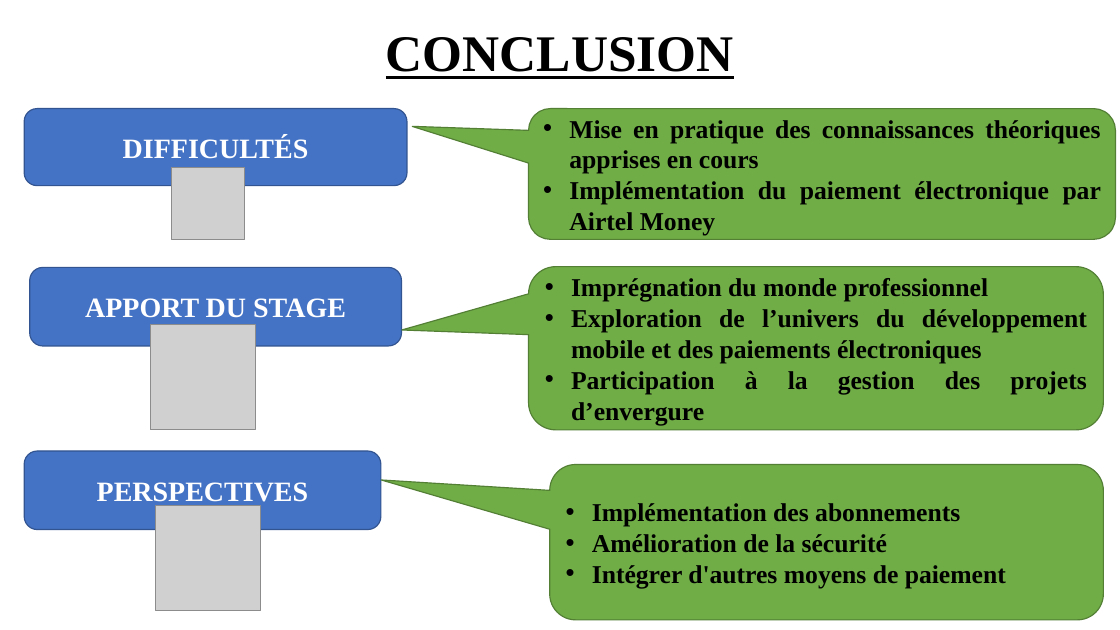
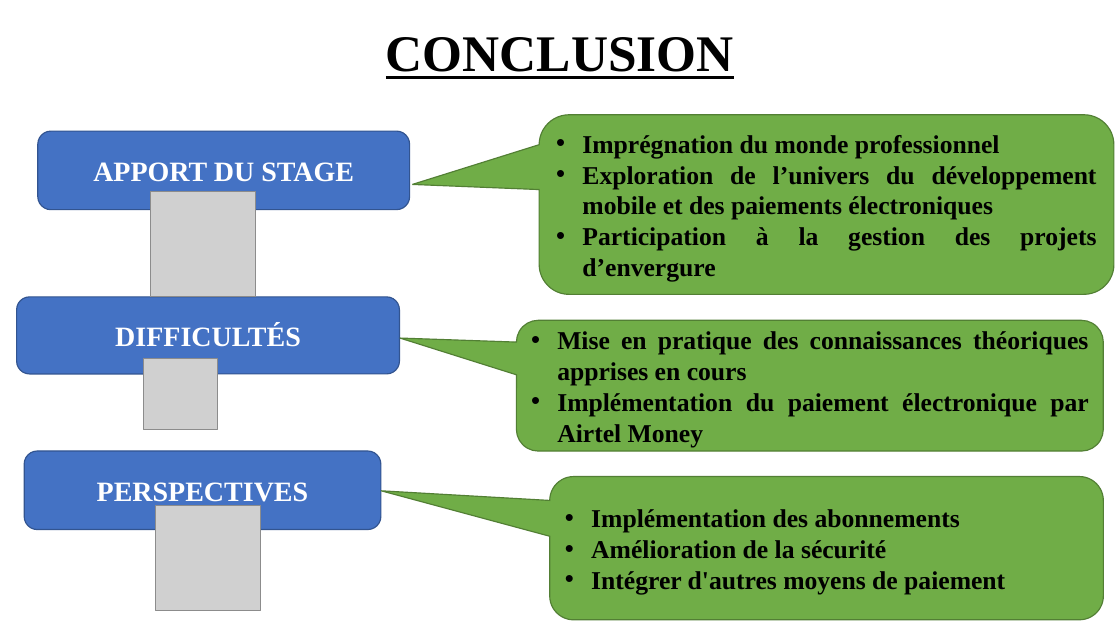
Before and after one commit to melaken/distdocs, a slide deck: slide 29 of Documents/theme/diapo.pptx. Drawn at 1120x630 pixels with LibreOffice and Linux fonts; fonts in the diff are those of the drawing; grey boxes stand for pictures. Boxes give left, top, right and bottom in pixels: in the first picture for what was removed or moved away, otherwise in the second. Text is boxed around its words. In the diff, an @@ line names an element or a change of style, - is before the commit and + after.

```diff
--- a/Documents/theme/diapo.pptx
+++ b/Documents/theme/diapo.pptx
@@ rounded speech box "Imprégnation du monde professionnel": place and size @@
-rounded speech box "Imprégnation du monde professionnel" at (528, 266, 1103, 429)
+rounded speech box "Imprégnation du monde professionnel" at (539, 115, 1114, 295)
@@ rounded rectangle "APPORT DU STAGE": place and size @@
-rounded rectangle "APPORT DU STAGE" at (29, 267, 402, 346)
+rounded rectangle "APPORT DU STAGE" at (38, 131, 410, 210)
@@ picture: place and size @@
-picture at (150, 325, 255, 430)
+picture at (150, 192, 255, 297)
@@ rounded rectangle "DIFFICULTÉS": place and size @@
-rounded rectangle "DIFFICULTÉS" at (24, 108, 408, 186)
+rounded rectangle "DIFFICULTÉS" at (17, 297, 400, 374)
@@ rounded speech box "Mise en pratique des connaissances ...": place and size @@
-rounded speech box "Mise en pratique des connaissances ..." at (528, 108, 1116, 239)
+rounded speech box "Mise en pratique des connaissances ..." at (517, 320, 1104, 451)
@@ picture: place and size @@
-picture at (171, 168, 245, 239)
+picture at (144, 358, 218, 429)
@@ rounded speech box "Implémentation des abonnements": place and size @@
-rounded speech box "Implémentation des abonnements" at (549, 465, 1103, 620)
+rounded speech box "Implémentation des abonnements" at (549, 476, 1103, 620)
```
Also in this commit, not shown: 8 other slides changed, 12 other files.
